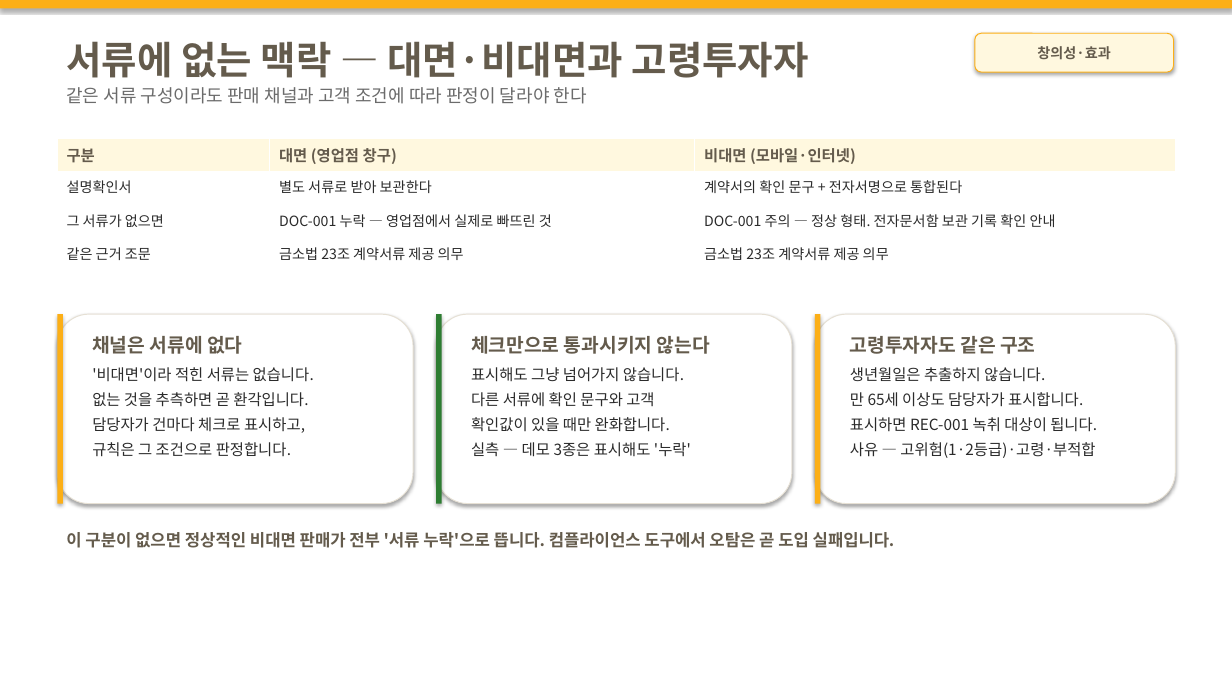
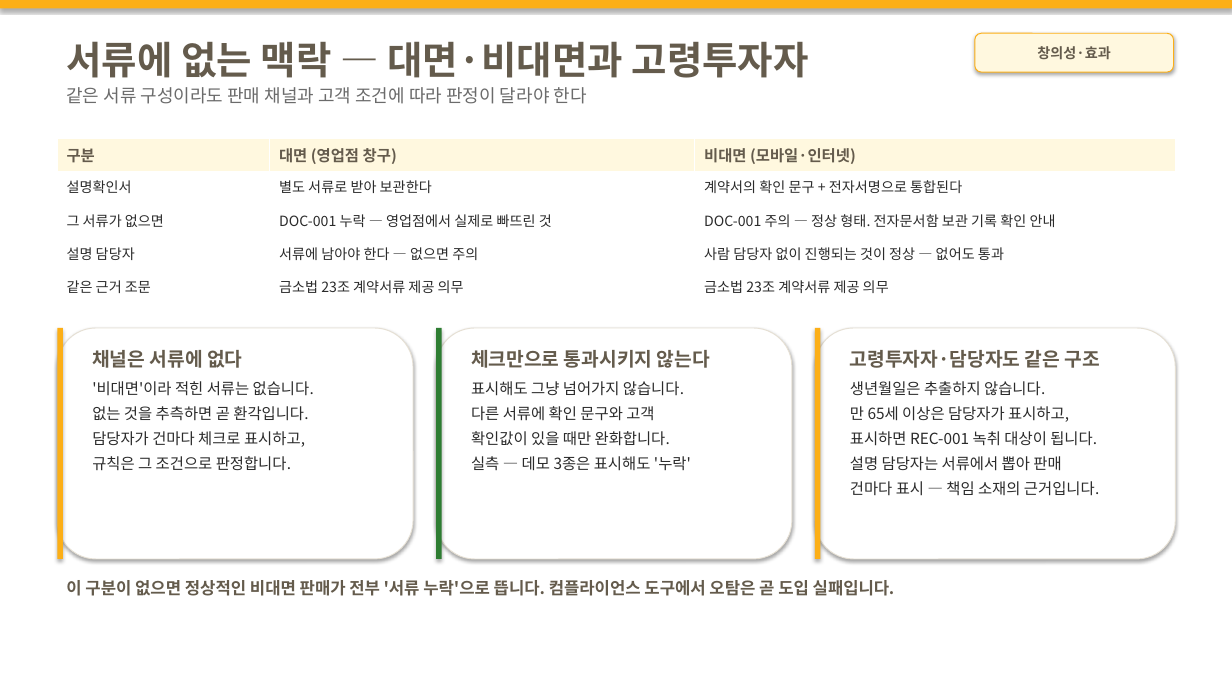
Before and after one commit to M0282/26KBAI_LW, a slide deck: slide 14 of docs/기술설명서_초안.pptx. Drawn at 1232x693 pixels with LibreOffice and Linux fonts; fonts in the diff are those of the drawing. Boxes give left, top, right and bottom in pixels: in the first picture for what was removed or moved away, otherwise in the second. Text is boxed around its words. In the diff, an @@ line names an element or a change of style, - is before the commit and + after.

```diff
--- a/docs/기술설명서_초안.pptx
+++ b/docs/기술설명서_초안.pptx
@@ table at box(57, 139, 1176, 305) @@
+row 4: 설명 담당자 | 서류에 남아야 한다 — 없으면 주의 | 사람 담당자 없이 진행되는 것이 정상 — 없어도 통과
@@ rounded rectangle: place and size @@
-rounded rectangle at box(57, 314, 413, 504)
+rounded rectangle at box(57, 328, 413, 559)
@@ rectangle: place and size @@
-rectangle at box(57, 314, 63, 504)
+rectangle at box(57, 328, 63, 559)
@@ rounded rectangle: place and size @@
-rounded rectangle at box(436, 314, 792, 504)
+rounded rectangle at box(436, 328, 792, 559)
@@ rectangle: place and size @@
-rectangle at box(436, 314, 442, 504)
+rectangle at box(436, 328, 442, 559)
@@ rounded rectangle: place and size @@
-rounded rectangle at box(815, 314, 1176, 504)
+rounded rectangle at box(815, 328, 1176, 559)
@@ rectangle: place and size @@
-rectangle at box(815, 314, 821, 504)
+rectangle at box(815, 328, 821, 559)
@@ text "채널은 서류에 없다": place and size @@
-text "채널은 서류에 없다" at box(92, 336, 314, 457)
+text "채널은 서류에 없다" at box(92, 350, 314, 471)
@@ text "체크만으로 통과시키지 않는다": place and size @@
-text "체크만으로 통과시키지 않는다" at box(471, 336, 710, 457)
+text "체크만으로 통과시키지 않는다" at box(471, 350, 710, 471)
@@ text "고령투자자·담당자도 같은 구조": place and size @@
-text "고령투자자·담당자도 같은 구조" at box(850, 336, 1097, 458)
+text "고령투자자·담당자도 같은 구조" at box(850, 350, 1100, 496)
@@ text at box(850, 350, 1100, 368): text changed @@
-고령투자자도 같은 구조
+고령투자자·담당자도 같은 구조
@@ text at box(850, 406, 1069, 422): text changed @@
-만 65세 이상도 담당자가 표시합니다.
+만 65세 이상은 담당자가 표시하고,
@@ text at box(850, 456, 1099, 496): text changed @@
-사유 — 고위험(1·2등급)·고령·부적합
+설명 담당자는 서류에서 뽑아 판매
+건마다 표시 — 책임 소재의 근거입니다.
@@ text "이 구분이 없으면 정상적인 비대면 ...": place and size @@
-text "이 구분이 없으면 정상적인 비대면 ..." at box(66, 532, 895, 548)
+text "이 구분이 없으면 정상적인 비대면 ..." at box(66, 580, 895, 596)
```
Also in this commit, not shown: 2 other slides changed, 7 other files.
